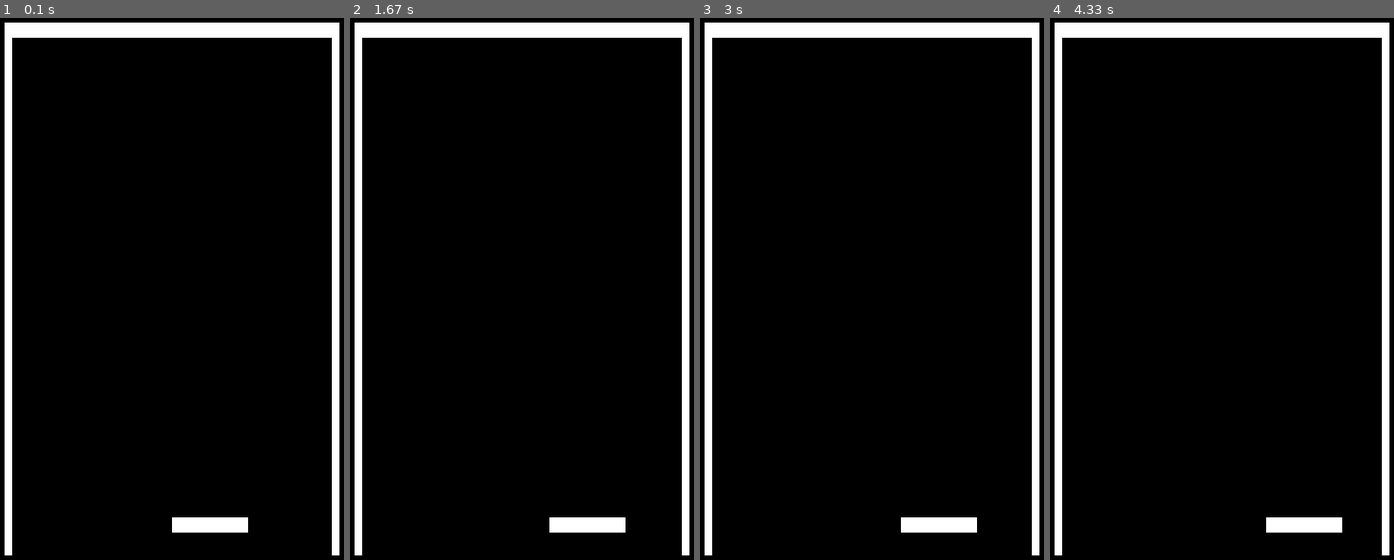
Above: before the commit, frames 1-4 (left to right).
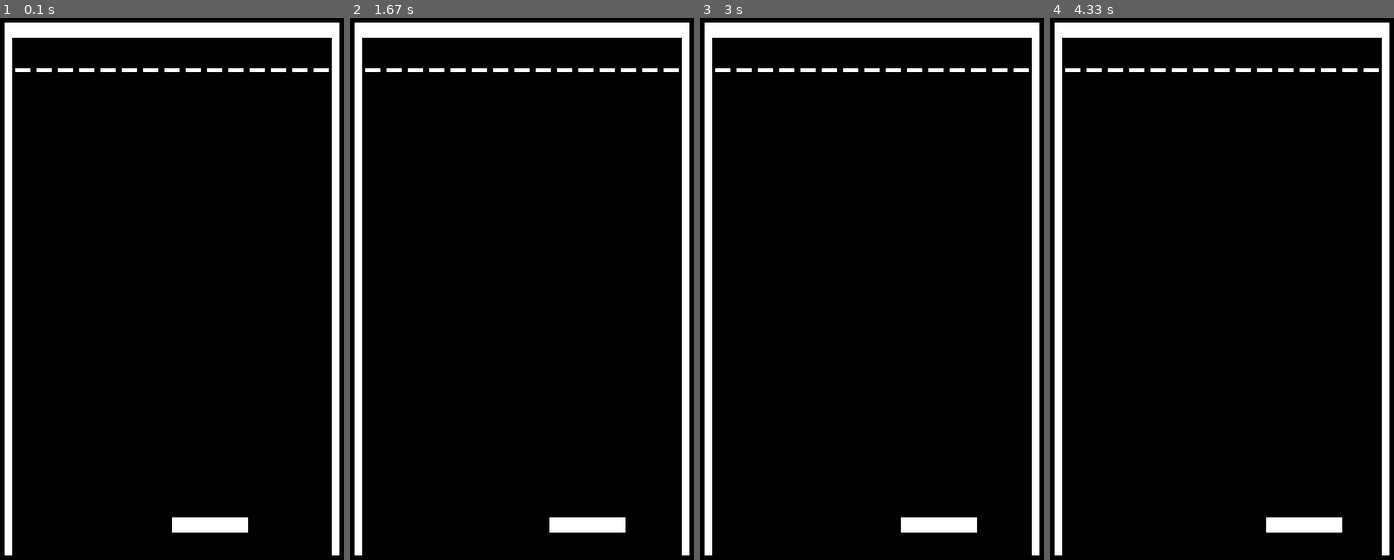
Above: after the commit, the same moments.

Repository: PSFREITASUEA/breakoutpygame
Game: pygame game, started from main.py
The game is run twice, just before and just after one commit, with the same random seed, the same clock (stepped at 60 frames per second) and the same inputs.
Inputs:
- Up to frame 1 (0.1 s): no input
- Up to frame 2 (1.67 s): hold D 0.33-0.8 s; hold D 0.83-1.3 s; hold A from 1.33 s (still down)
- Up to frame 3 (3 s): release A at 1.87 s; hold A 1.9-2.3 s; hold D 2.33-2.97 s
- Up to frame 4 (4.33 s): hold A 3-3.47 s; hold D 3.5-3.97 s; hold D from 4 s (still down)

The runs differ from the first frame. In frame 1, 0.5% of the frame differs, in the area x 4-96%, y 9-10%; in frame 2, 0.5%; in frame 3, 0.5%; in frame 4, 0.5%.

Commit message:
#Feature: Draw brick line

Diff:
--- a/Brick.py
+++ b/Brick.py
@@ -1,4 +1,6 @@
 import pygame
+
+import colors
 
 
 class Brick:
@@ -26,3 +28,6 @@
 
     def hide_brick(self):
         self.is_hidden = True
+
+    def render(self, screen: pygame.surface):
+        pygame.draw.rect(screen, colors.WHITE, self.rect)
--- a/main.py
+++ b/main.py
@@ -3,6 +3,7 @@
 from pygame.surface import Surface
 
 import colors
+from Brick import Brick
 from Player import Player
 
 WINDOW_WIDTH = 460
@@ -15,9 +16,9 @@
     window_surface: Surface = pygame.display.set_mode(SCREEN_DIMENSION)
     pygame.display.set_caption("BREAKOUT")
 
-    pygame.mixer.init()
-    pygame.mixer.music.load("assets/cheetahmen.wav")
-    pygame.mixer.music.play(loops=-1)
+    # pygame.mixer.init()
+    # pygame.mixer.music.load("assets/cheetahmen.wav")
+    # pygame.mixer.music.play(loops=-1)
 
     running = True
 
@@ -26,6 +27,26 @@
     left_limit_rect = Rect(10, 10, 10, 700)
     right_limit_rect = Rect(440, 10, 10, 700)
     top_limit_rect = Rect(20, 10, 420, 20)
+
+    has_space = True
+    brick_list = []
+    margin_between_bricks = 8
+    brick_x_position = left_limit_rect.right + margin_between_bricks / 2
+    brick_y_position = top_limit_rect.bottom + 40
+    brick_quantity = 0
+
+    while has_space:
+        brick = Brick(brick_x_position, brick_y_position, "blue")
+        brick_list.append(brick)
+        brick_x_position += brick.rect.width
+        brick_quantity += 1
+
+        if brick_x_position >= right_limit_rect.left:
+            has_space = False
+        elif brick_x_position + margin_between_bricks >= right_limit_rect.left:
+            has_space = False
+        else:
+            brick_x_position += margin_between_bricks
 
     while running:
         for event in pygame.event.get():
@@ -50,4 +71,7 @@
         player_1.move(left_limit_rect.right, right_limit_rect.left)
         player_1.render(window_surface)
 
+        for brick in brick_list:
+            brick.render(window_surface)
+
         pygame.display.update()
